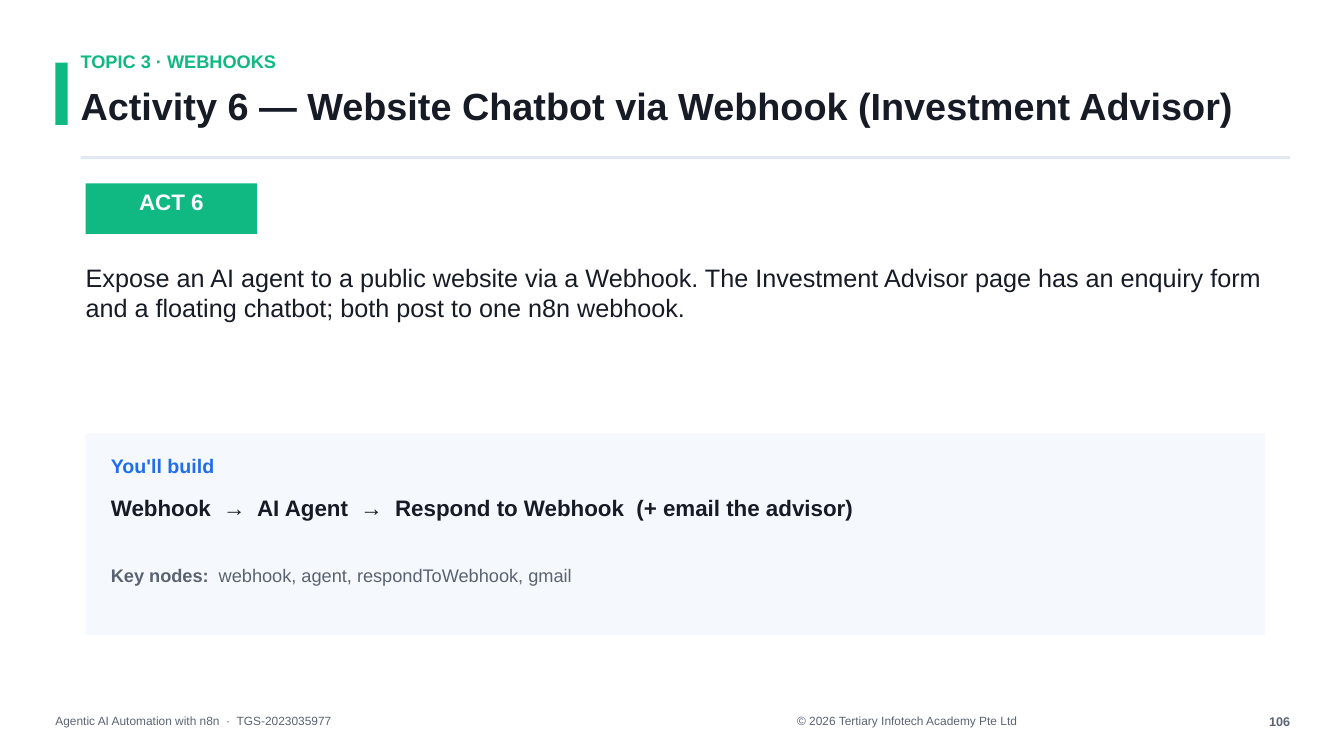
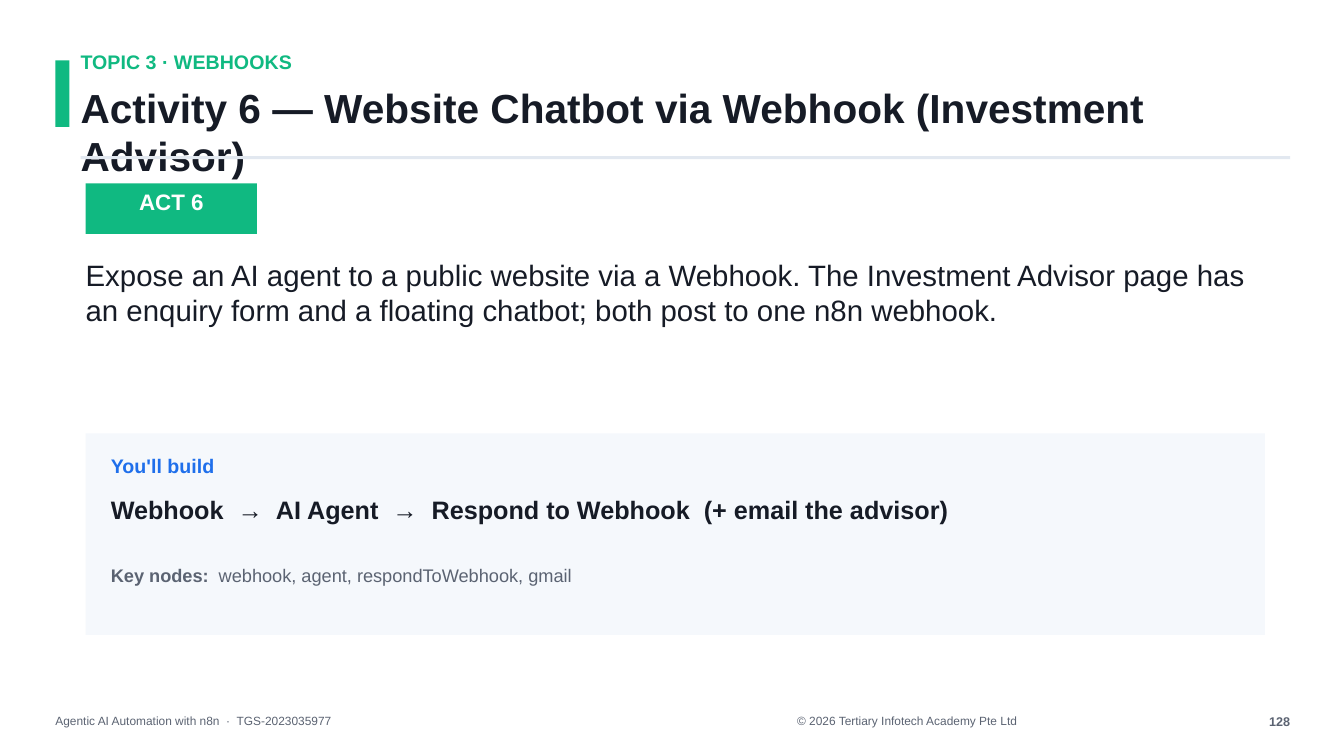
Before and after one commit to tertiarycourses/TGS-2023035977-Agentic-AI-Automation-with-n8n, a slide deck: slide 129 of courseware/n8n-slides.pptx (slide 107 before the commit). Drawn at 1344x756 pixels with LibreOffice and Linux fonts; fonts in the diff are those of the drawing. Boxes give left, top, right and bottom in pixels: in the first picture for what was removed or moved away, otherwise in the second. Text is boxed around its words. In the diff, an @@ line names an element or a change of style, - is before the commit and + after.

```diff
--- a/courseware/n8n-slides.pptx
+++ b/courseware/n8n-slides.pptx
@@ text "TOPIC 3 · WEBHOOKS" at box(81, 55, 292, 70): size 13 to 14 pt @@
@@ text "Activity 6 — Website Chatbot ..." at box(81, 93, 1144, 179): size 27 to 29 pt @@
@@ text "Expose an AI agent to ..." at box(86, 264, 1244, 327): size 18 to 21 pt @@
@@ text "Webhook → AI Agent → ..." at box(111, 500, 948, 524): size 16 to 18 pt @@
@@ text at box(1269, 717, 1290, 726): text changed @@
-106
+128
```
Also in this commit, not shown: 147 other slides changed, 26 slides added, 15 other files.
